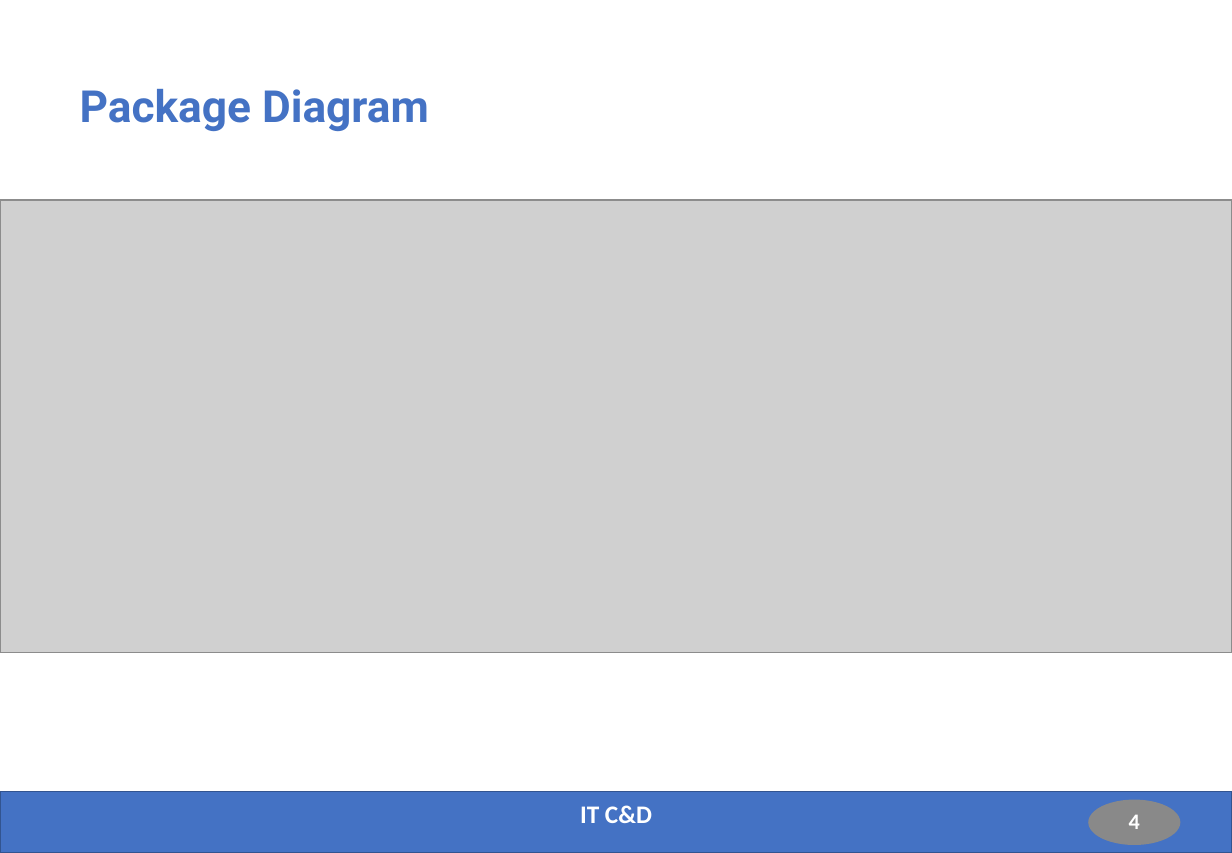
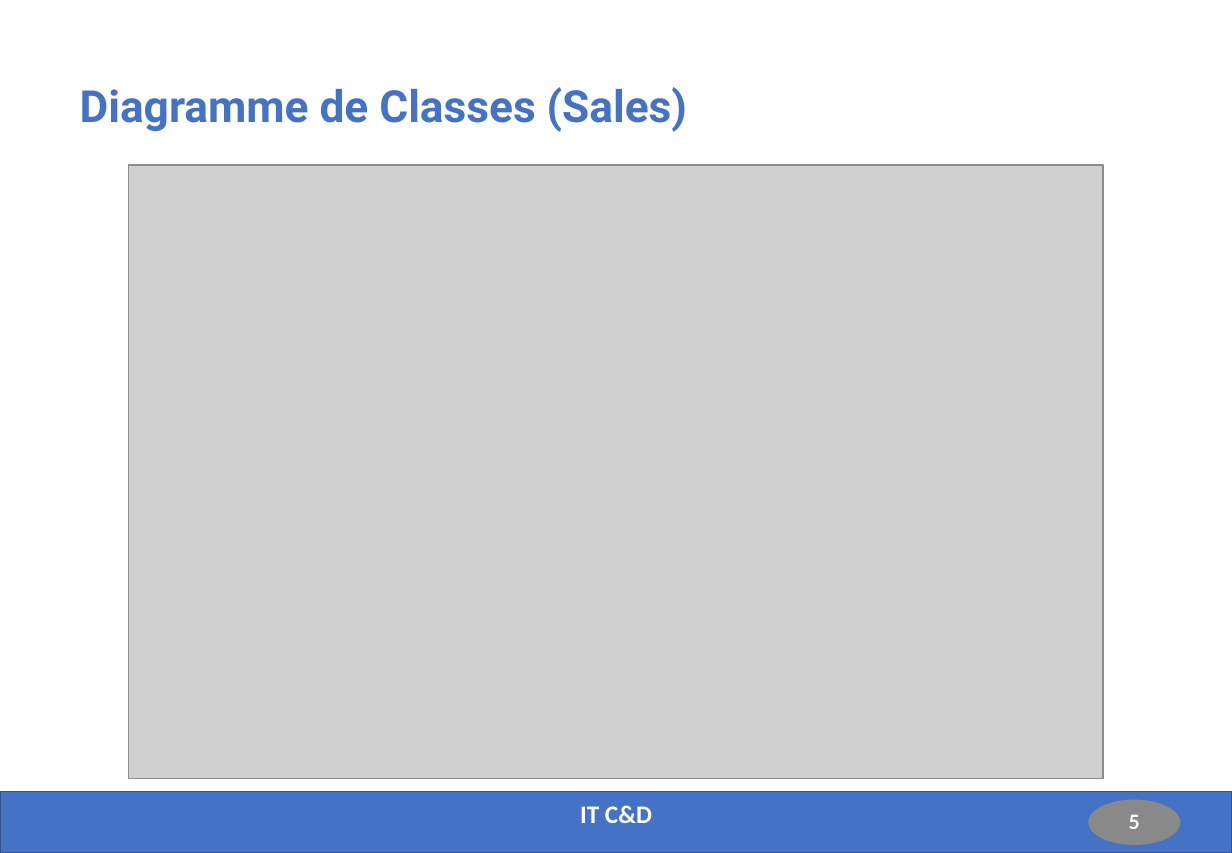
Before and after one commit to Fabrice-64/OC_Project_6, a slide deck: slide 5 of Presentation_Projet_6.pptx (slide 4 before the commit). Drawn at 1232x853 pixels with LibreOffice and Linux fonts; fonts in the diff are those of the drawing; grey boxes stand for pictures. Boxes give left, top, right and bottom in pixels: in the first picture for what was removed or moved away, otherwise in the second. Text is boxed around its words. In the diff, an @@ line names an element or a change of style, - is before the commit and + after.

```diff
--- a/Presentation_Projet_6.pptx
+++ b/Presentation_Projet_6.pptx
@@ title at bbox=[80, 87, 687, 132]: text changed @@
-Package Diagram
+Diagramme de Classes (Sales)
@@ picture: place and size @@
-picture at bbox=[0, 200, 1232, 653]
+picture at bbox=[129, 165, 1103, 778]
@@ page number at bbox=[1129, 815, 1140, 829]: text changed @@
-4
+5
```
Also in this commit, not shown: 3 other slides changed, 5 slides added, 3 slides removed, 16 other files.
